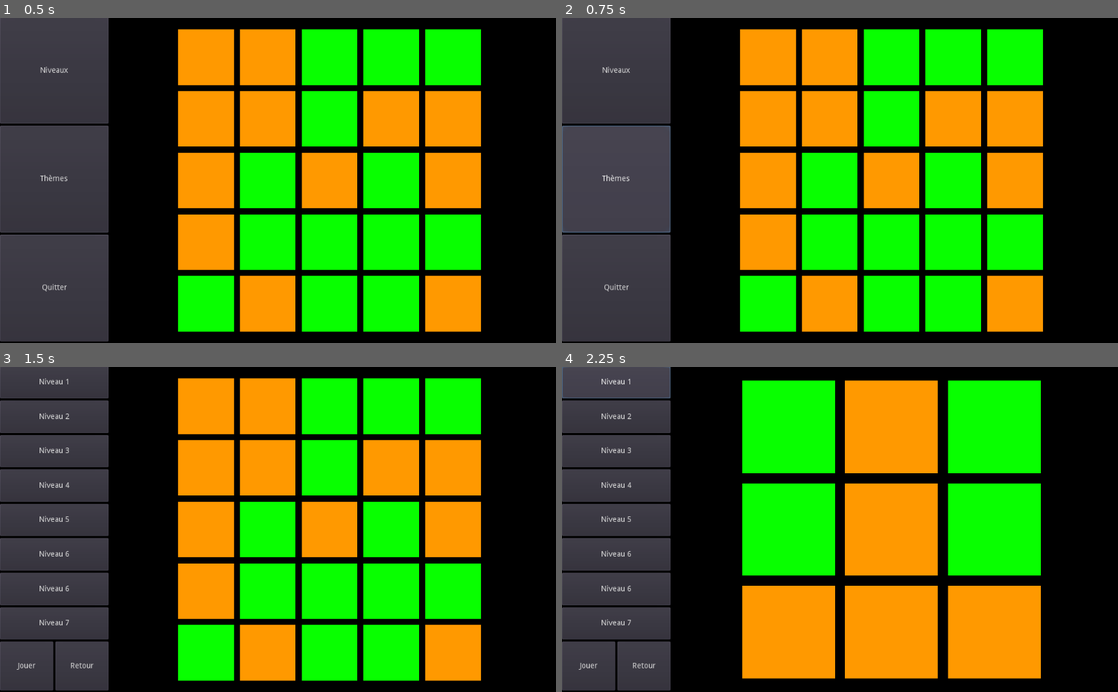
Above: before the commit, frames 1-4 (two rows, left to right).
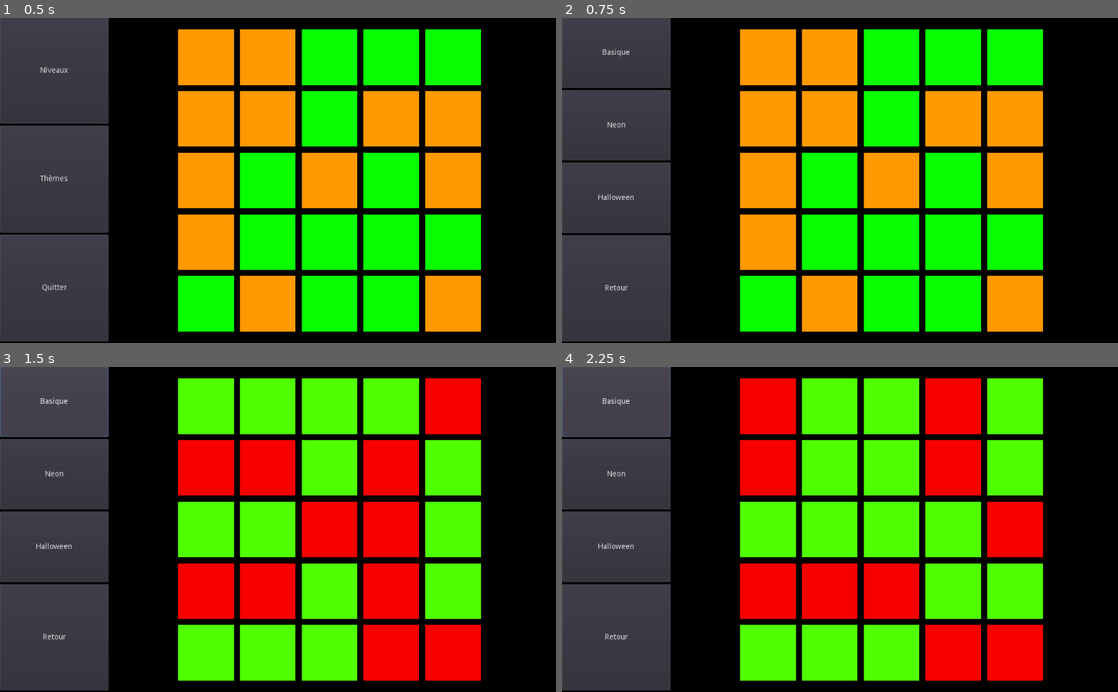
Above: after the commit, the same moments.

Repository: Prakkkmak/UniColor-2
Game: Godot game, scene res://main_scenes/main.tscn
Two runs of this game, one before a commit and one after it. Both use one fixed random seed, a clock stepped at 60 frames per second and the inputs below.
Inputs (mouse positions are in pixels of both pictures, inside the frame that each line leads up to):
- Up to frame 1 (0.5 s): no input
- Up to frame 2 (0.75 s): click "Thèmes" at 0.5 s
- Up to frame 3 (1.5 s): click (55, 402) at 1.25 s, where only the run after the commit has a clickable "Basique"
- Up to frame 4 (2.25 s): click (617, 383) at 2 s, where only the run before the commit has a clickable "Niveau 1"

Frame 1 is identical in both runs. In frame 2, 0.9% of the frame differs, in the area x 0-20%, y 9-85%; in frame 3, 45%; in frame 4, 52%, in the area x 0-87%, y 3-100%.

Commit message:
Quit de niveau

Diff:
--- a/main_scenes/game/game.gd
+++ b/main_scenes/game/game.gd
@@ -1,6 +1,8 @@
 extends Node2D
 
 enum LEVEL_TYPE {DEFAULT, SQUARE, SQUARE2, DIAG}
+
+const ESCAPE_BUTTON = "ui_escape"
 
 export(PackedScene) var tile_scene : PackedScene
 export(int) var grid_size : int = 5 #Size of the grid
@@ -8,7 +10,9 @@
 export(int) var difficulty = 2
 export(LEVEL_TYPE) var level_type = LEVEL_TYPE.DEFAULT
 
+
 var game_started : bool = false
+var game_won : bool = false
 var tile_size : int = 512
 
 var grid = []
@@ -22,6 +26,8 @@
 
 func _on_tile_clicked(x: int, y: int):
 	print(str(x) + ":" + str(y))
+	if game_won:
+		return
 	for i in range(grid_size):
 		for j in range(grid_size):
 			if(tile_check(x,y,i,j)):
@@ -32,15 +38,24 @@
 					grid[i][j].next_state_index()
 					grid[i][j].set_state_properties()
 
-func _on_set_level(new_grid_size, new_difficulty, new_level_type):
+func _on_set_level(new_grid_size: int, new_difficulty: int, new_level_type):
+	clear_grid()
+	grid_size = new_grid_size
+	difficulty = new_difficulty
+	level_type = new_level_type
+	_on_load_game()
+
+func _on_theme_selected(theme):
+	clear_grid()
+	tile_scene = theme
+	_on_load_game()
+
+func clear_grid():
 	for i in range(grid_size):
 		for j in range(grid_size):
 			remove_child(grid[i][j])
 			grid[i][j].queue_free()
-	grid_size = new_grid_size
-	difficulty = new_difficulty
-	level_type = new_level_type
-	_on_load_game()
+
 
 func generate_grid(size_x : int, size_y : int):
 	game_started = false
@@ -98,4 +113,5 @@
 	victory()
 
 func victory():
-	get_tree().reload_current_scene()
+	$WinCanvas/WinLabel.show()
+	game_won = true
--- a/main_scenes/game/game.tscn
+++ b/main_scenes/game/game.tscn
@@ -9,3 +9,16 @@
 
 [node name="Camera2D" type="Camera2D" parent="."]
 current = true
+
+[node name="WinCanvas" type="CanvasLayer" parent="."]
+
+[node name="WinLabel" type="Label" parent="WinCanvas"]
+visible = false
+margin_right = 326.0
+margin_bottom = 14.0
+text = "Vous avez gagné ! Appuyez sur ECHAP pour quitter."
+align = 1
+valign = 1
+__meta__ = {
+"_edit_use_anchors_": false
+}
--- a/main_scenes/game/game_preview/game_preview.gd
+++ b/main_scenes/game/game_preview/game_preview.gd
@@ -21,3 +21,6 @@
 func fix_camera():
 	$Camera2D.offset = Vector2(grid_size * tile_size / 3 - (tile_size/2), grid_size * tile_size / 2 - (tile_size/2))
 	$Camera2D.zoom = Vector2(grid_size * 0.9, grid_size * 0.9)
+
+func check_victory():
+	pass
--- a/main_scenes/main.gd
+++ b/main_scenes/main.gd
@@ -1,12 +1,23 @@
 extends Node2D
-const scene = preload("res://main_scenes/game/game.tscn")
+const GAME = preload("res://main_scenes/game/game.tscn")
+const MENU = preload("res://main_scenes/menu/menu.tscn")
 
-func _on_play():
-	var game = scene.instance()
-	var game_preview = $Menu/GamePreview
-	remove_child($Menu)
+onready var menu = $Menu
+
+func _input(ev : InputEvent):
+	if ev is InputEventKey and ev.is_action_pressed("escape"):
+		quit_to_main_menu()
+
+func _on_play() -> void:
+	var game = GAME.instance()
+	var game_preview = menu.get_node("GamePreview")
+	remove_child(menu)
 	game.grid_size = game_preview.grid_size
 	game.difficulty = game_preview.difficulty
 	game.level_type = game_preview.level_type
 	game.tile_scene = game_preview.tile_scene
 	add_child(game)
+
+func quit_to_main_menu() -> void:
+	remove_child($Game)
+	add_child(menu)
--- a/main_scenes/menu/menu.gd
+++ b/main_scenes/menu/menu.gd
@@ -2,10 +2,23 @@
 
 signal start_game
 
+### Levels Menu ###
 func open_levels_menu():
 	$Canvas/MarginContainer/HBoxContainer/Menu.hide()
 	$Canvas/MarginContainer/HBoxContainer/Levels.show()
 
+func open_themes_menu():
+	$Canvas/MarginContainer/HBoxContainer/Menu.hide()
+	$Canvas/MarginContainer/HBoxContainer/Themes.show()
+
+func open_main_menu():
+	$Canvas/MarginContainer/HBoxContainer/Themes.hide()
+	$Canvas/MarginContainer/HBoxContainer/Levels.hide()
+	$Canvas/MarginContainer/HBoxContainer/Menu.show()
 
 func _on_play():
 	emit_signal("start_game")
+
+
+func _on_exit_pressed():
+	get_tree().quit()
--- a/main_scenes/menu/menu.tscn
+++ b/main_scenes/menu/menu.tscn
@@ -1,9 +1,12 @@
-[gd_scene load_steps=5 format=2]
+[gd_scene load_steps=8 format=2]
 
 [ext_resource path="res://main_scenes/game/game_preview/game_preview.tscn" type="PackedScene" id=1]
 [ext_resource path="res://main_scenes/level_button/level_button.tscn" type="PackedScene" id=2]
-[ext_resource path="res://main_scenes/tile/themes/halloween/tile.tscn" type="PackedScene" id=3]
+[ext_resource path="res://main_scenes/tile/themes/tile_halloween.tscn" type="PackedScene" id=3]
 [ext_resource path="res://main_scenes/menu/menu.gd" type="Script" id=4]
+[ext_resource path="res://main_scenes/tile/themes/tile_neon.tscn" type="PackedScene" id=5]
+[ext_resource path="res://main_scenes/theme_button/theme.tscn" type="PackedScene" id=6]
+[ext_resource path="res://main_scenes/tile/tile.tscn" type="PackedScene" id=7]
 
 [node name="Menu" type="Node2D"]
 script = ExtResource( 4 )
@@ -80,12 +83,14 @@
 margin_top = 63.0
 margin_bottom = 123.0
 text = "Niveau 2"
+grid_size = 4
+level_type = 1
 
 [node name="Level3" parent="Canvas/MarginContainer/HBoxContainer/Levels" instance=ExtResource( 2 )]
 margin_top = 127.0
 margin_bottom = 186.0
 text = "Niveau 3"
-level_type = 1
+grid_size = 7
 
 [node name="Level4" parent="Canvas/MarginContainer/HBoxContainer/Levels" instance=ExtResource( 2 )]
 margin_top = 190.0
@@ -105,7 +110,7 @@
 margin_top = 317.0
 margin_bottom = 377.0
 text = "Niveau 6"
-grid_size = 6
+grid_size = 4
 level_type = 3
 
 [node name="Level7" parent="Canvas/MarginContainer/HBoxContainer/Levels" instance=ExtResource( 2 )]
@@ -143,11 +148,44 @@
 size_flags_horizontal = 3
 text = "Retour"
 
-[node name="CenterContainer" type="CenterContainer" parent="Canvas/MarginContainer/HBoxContainer"]
+[node name="Themes" type="VBoxContainer" parent="Canvas/MarginContainer/HBoxContainer"]
+visible = false
 margin_left = 204.0
-margin_right = 204.0
-margin_bottom = 598.0
+margin_right = 404.0
+margin_bottom = 598.0
+rect_min_size = Vector2( 200, 0 )
+
+[node name="Theme" parent="Canvas/MarginContainer/HBoxContainer/Themes" instance=ExtResource( 6 )]
+margin_right = 200.0
+margin_bottom = 146.0
+text = "Basique"
+tile_scene = ExtResource( 7 )
+
+[node name="Theme2" parent="Canvas/MarginContainer/HBoxContainer/Themes" instance=ExtResource( 6 )]
+margin_top = 150.0
+margin_right = 200.0
+margin_bottom = 297.0
+text = "Neon"
+tile_scene = ExtResource( 5 )
+
+[node name="Theme3" parent="Canvas/MarginContainer/HBoxContainer/Themes" instance=ExtResource( 6 )]
+margin_top = 301.0
+margin_right = 200.0
+margin_bottom = 447.0
+text = "Halloween"
+tile_scene = ExtResource( 3 )
+
+[node name="Return" type="Button" parent="Canvas/MarginContainer/HBoxContainer/Themes"]
+margin_left = 102.0
+margin_top = 508.0
+margin_right = 200.0
+margin_bottom = 598.0
+size_flags_vertical = 3
+size_flags_stretch_ratio = 1.5
+text = "Retour"
 [connection signal="pressed" from="Canvas/MarginContainer/HBoxContainer/Menu/Levels" to="." method="open_levels_menu"]
+[connection signal="pressed" from="Canvas/MarginContainer/HBoxContainer/Menu/Themes" to="." method="open_themes_menu"]
+[connection signal="pressed" from="Canvas/MarginContainer/HBoxContainer/Menu/Exit" to="." method="_on_exit_pressed"]
 [connection signal="level_selected" from="Canvas/MarginContainer/HBoxContainer/Levels/Level" to="GamePreview" method="_on_set_level"]
 [connection signal="level_selected" from="Canvas/MarginContainer/HBoxContainer/Levels/Level2" to="GamePreview" method="_on_set_level"]
 [connection signal="level_selected" from="Canvas/MarginContainer/HBoxContainer/Levels/Level3" to="GamePreview" method="_on_set_level"]
@@ -157,3 +195,8 @@
 [connection signal="level_selected" from="Canvas/MarginContainer/HBoxContainer/Levels/Level7" to="GamePreview" method="_on_set_level"]
 [connection signal="level_selected" from="Canvas/MarginContainer/HBoxContainer/Levels/Level8" to="GamePreview" method="_on_set_level"]
 [connection signal="pressed" from="Canvas/MarginContainer/HBoxContainer/Levels/HBoxContainer/Play" to="." method="_on_play"]
+[connection signal="pressed" from="Canvas/MarginContainer/HBoxContainer/Levels/HBoxContainer/Return" to="." method="open_main_menu"]
+[connection signal="theme_selected" from="Canvas/MarginContainer/HBoxContainer/Themes/Theme" to="GamePreview" method="_on_theme_selected"]
+[connection signal="theme_selected" from="Canvas/MarginContainer/HBoxContainer/Themes/Theme2" to="GamePreview" method="_on_theme_selected"]
+[connection signal="theme_selected" from="Canvas/MarginContainer/HBoxContainer/Themes/Theme3" to="GamePreview" method="_on_theme_selected"]
+[connection signal="pressed" from="Canvas/MarginContainer/HBoxContainer/Themes/Return" to="." method="open_main_menu"]
--- /dev/null
+++ b/main_scenes/theme_button/theme.gd
@@ -0,0 +1,9 @@
+extends Button
+
+signal theme_selected(theme)
+
+export(PackedScene) var tile_scene : PackedScene
+
+
+func _on_pressed():
+	emit_signal("theme_selected", tile_scene)
--- /dev/null
+++ b/main_scenes/theme_button/theme.tscn
@@ -0,0 +1,14 @@
+[gd_scene load_steps=2 format=2]
+
+[ext_resource path="res://main_scenes/theme_button/theme.gd" type="Script" id=1]
+
+[node name="Theme" type="Button"]
+margin_right = 12.0
+margin_bottom = 20.0
+size_flags_vertical = 3
+text = "Theme"
+script = ExtResource( 1 )
+__meta__ = {
+"_edit_use_anchors_": false
+}
+[connection signal="pressed" from="." to="." method="_on_pressed"]
--- a/main_scenes/tile/themes/halloween/tile.tscn
+++ b/main_scenes/tile/themes/tile_halloween.tscn
@@ -59,11 +59,5 @@
 states = [ Color( 1, 0.603922, 0, 1 ), Color( 0.0352941, 1, 0, 1 ), Color( 0.933333, 0.921569, 0.054902, 1 ), Color( 0.788235, 0, 1, 1 ), Color( 0.984314, 0.980392, 0.956863, 1 ) ]
 max_states = 5
 
-[node name="Sprite" parent="." index="0"]
-scale = Vector2( 0.9, 0.9 )
-
-[node name="CollisionShape2D" parent="." index="1"]
-visible = false
-
 [node name="AnimationPlayer" parent="." index="3"]
 anims/swap = SubResource( 1 )
--- a/main_scenes/tile/themes/neon/tile.tscn
+++ b/main_scenes/tile/themes/tile_neon.tscn
@@ -33,13 +33,11 @@
 }
 
 [node name="Tile" instance=ExtResource( 1 )]
-modulate = Color( 1, 1, 1, 0.333333 )
 states = [ Color( 0.239216, 0.133333, 0.843137, 1 ), Color( 0.984314, 0.972549, 0.980392, 1 ), Color( 0.960784, 0.0509804, 0.862745, 1 ), Color( 0.996078, 0.0313726, 0.00784314, 1 ) ]
 anim = "swap_neon"
 
 [node name="Sprite" parent="." index="0"]
-modulate = Color( 0.988235, 0.988235, 0.996078, 0.439216 )
-scale = Vector2( 0.9, 0.9 )
+modulate = Color( 0.988235, 0.988235, 0.996078, 1 )
 
 [node name="AnimationPlayer" parent="." index="3"]
 anims/swap_neon = SubResource( 1 )
--- a/main_scenes/tile/tile.tscn
+++ b/main_scenes/tile/tile.tscn
@@ -43,10 +43,11 @@
 max_states = 4
 
 [node name="Sprite" type="Sprite" parent="."]
-scale = Vector2( 1e-05, 1e-05 )
+scale = Vector2( 0.9, 0.9 )
 texture = ExtResource( 2 )
 
 [node name="CollisionShape2D" type="CollisionShape2D" parent="."]
+visible = false
 shape = SubResource( 1 )
 
 [node name="State" type="Label" parent="."]
--- a/project.godot
+++ b/project.godot
@@ -23,6 +23,14 @@
 config/name="UniColor"
 run/main_scene="res://main_scenes/main.tscn"
 
+[input]
+
+escape={
+"deadzone": 0.5,
+"events": [ Object(InputEventKey,"resource_local_to_scene":false,"resource_name":"","device":0,"alt":false,"shift":false,"control":false,"meta":false,"command":false,"pressed":false,"scancode":16777217,"unicode":0,"echo":false,"script":null)
+ ]
+}
+
 [rendering]
 
 environment/default_clear_color=Color( 0, 0, 0, 1 )
Not shown, changed: export_presets.cfg
